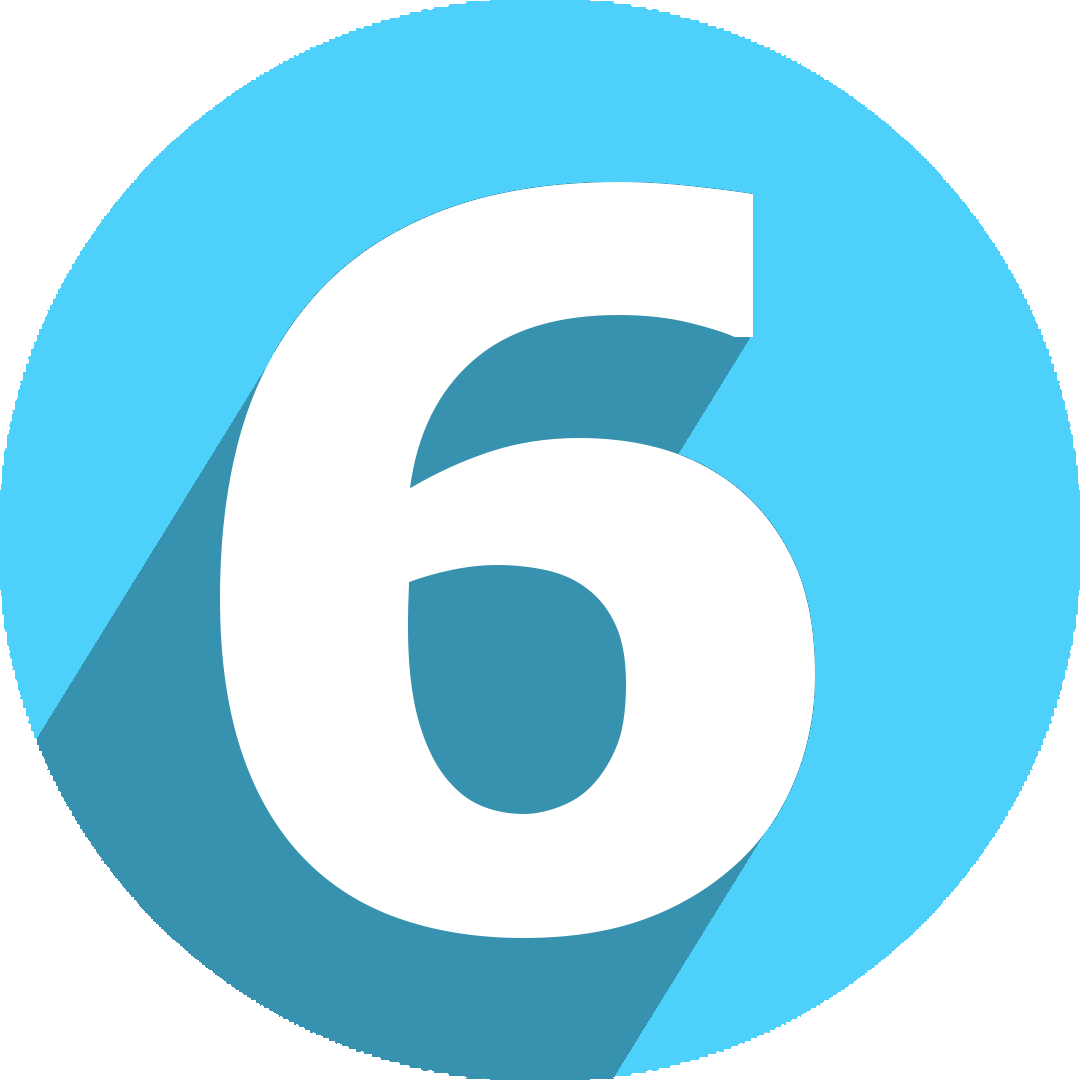
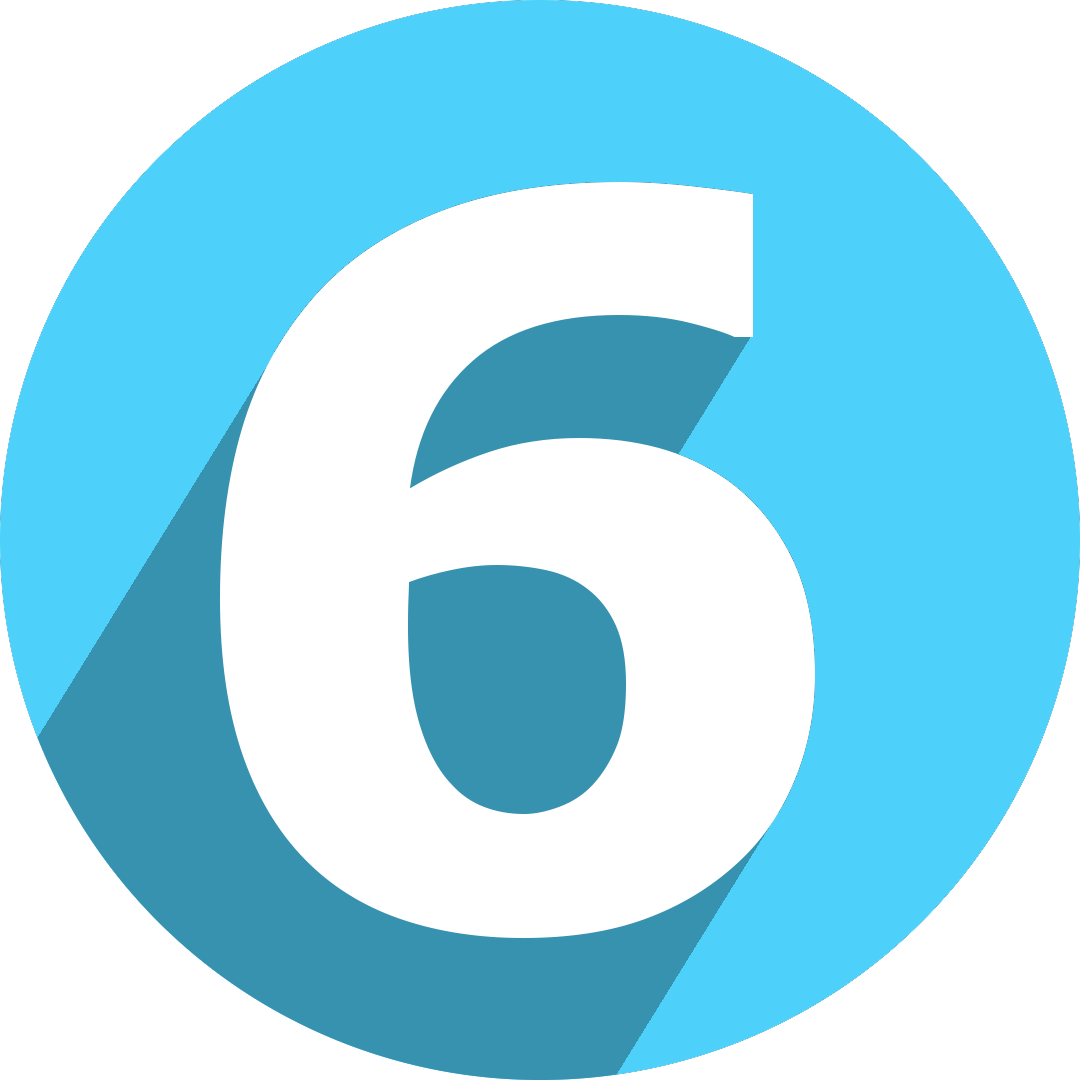
Layer changes from the first w=1080, h=1080 image to the second:
painted on "Shadow" over left=0, top=0, right=1080, bottom=1080
painted on "Background" over left=0, top=0, right=1080, bottom=1080
